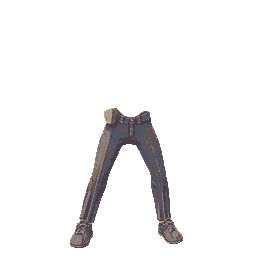
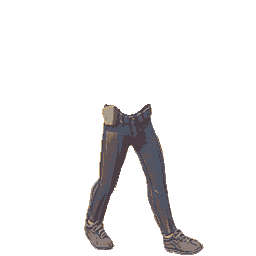
Layer changes from the first 256×256 image to the second:
hid "Обычный слой 2 (вставлено)" (1st of 2), moved it above "Обычный слой 2 (вставлено)", painted on it over 70, 104, 204, 255
renamed "Фон" to "Обычный слой 2 (вставлено)", showed it, painted on it over 70, 104, 204, 255